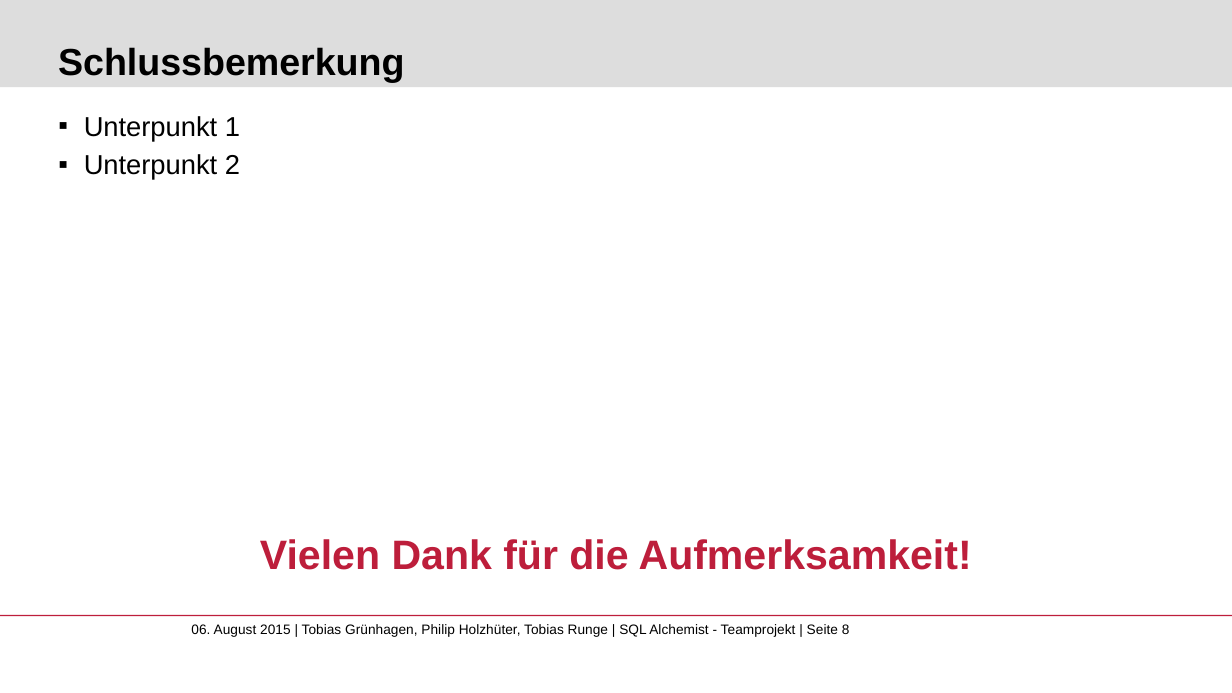
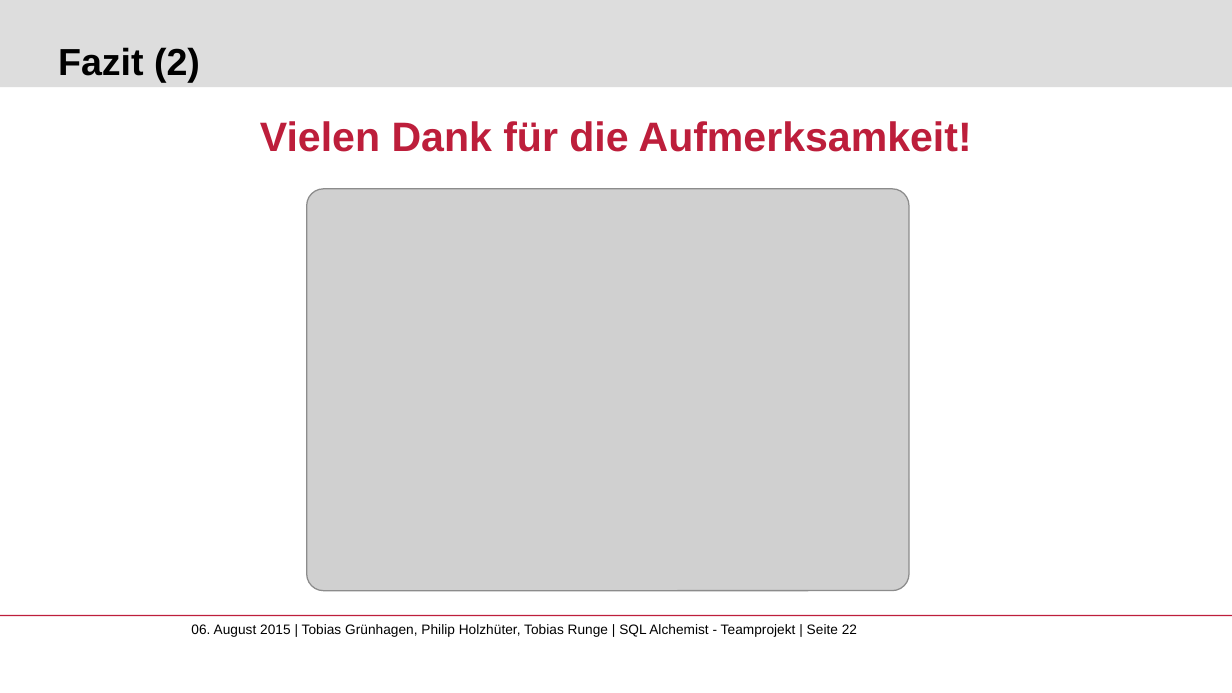
Before and after one commit to ifis-tu-bs/SQL-Alchemist-Teamprojekt, a slide deck: slide 22 of docs/Präsentation_SQL Alchemist Teamprojekt_Tobias Grünhagen_Philip Holzhüter_Tobias Runge.pptx (slide 8 before the commit). Drawn at 1232x693 pixels with LibreOffice and Linux fonts; fonts in the diff are those of the drawing; grey boxes stand for pictures; background and template pictures are left out. Boxes give left, top, right and bottom in pixels: in the first picture for what was removed or moved away, otherwise in the second. Text is boxed around its words. In the diff, an @@ line names an element or a change of style, - is before the commit and + after.

```diff
--- a/docs/Präsentation_SQL Alchemist Teamprojekt_Tobias Grünhagen_Philip Holzhüter_Tobias Runge.pptx
+++ b/docs/Präsentation_SQL Alchemist Teamprojekt_Tobias Grünhagen_Philip Holzhüter_Tobias Runge.pptx
@@ title at <box>58,47,200,82</box>: text changed @@
-  Schlussbemerkung
+  Fazit (2)
@@ text "Vielen Dank für die Aufmerksamkeit!": place and size @@
-text "Vielen Dank für die Aufmerksamkeit!" at <box>260,539,972,570</box>
+text "Vielen Dank für die Aufmerksamkeit!" at <box>260,121,972,152</box>
@@ text removed at <box>84,116,240,180</box> @@
-  ▪ Unterpunkt 1
-  ▪ Unterpunkt 2
@@ picture added at <box>307,188,909,590</box> @@
@@ text at <box>191,624,857,637</box>: text changed @@
-06. August 2015 | Tobias Grünhagen, Philip Holzhüter, Tobias Runge | SQL Alchemist - Teamprojekt | Seite 8
+06. August 2015 | Tobias Grünhagen, Philip Holzhüter, Tobias Runge | SQL Alchemist - Teamprojekt | Seite 22
```
Also in this commit, not shown: 2 other slides changed, 19 slides added, 5 slides removed, 5 other files.
